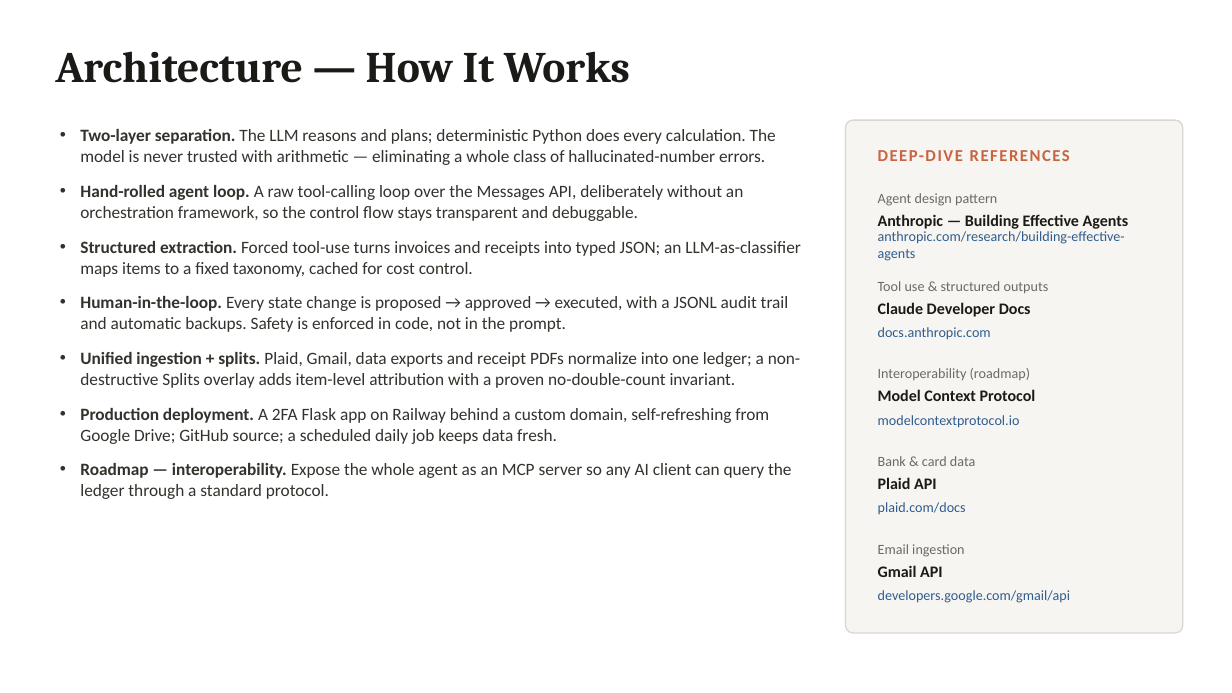
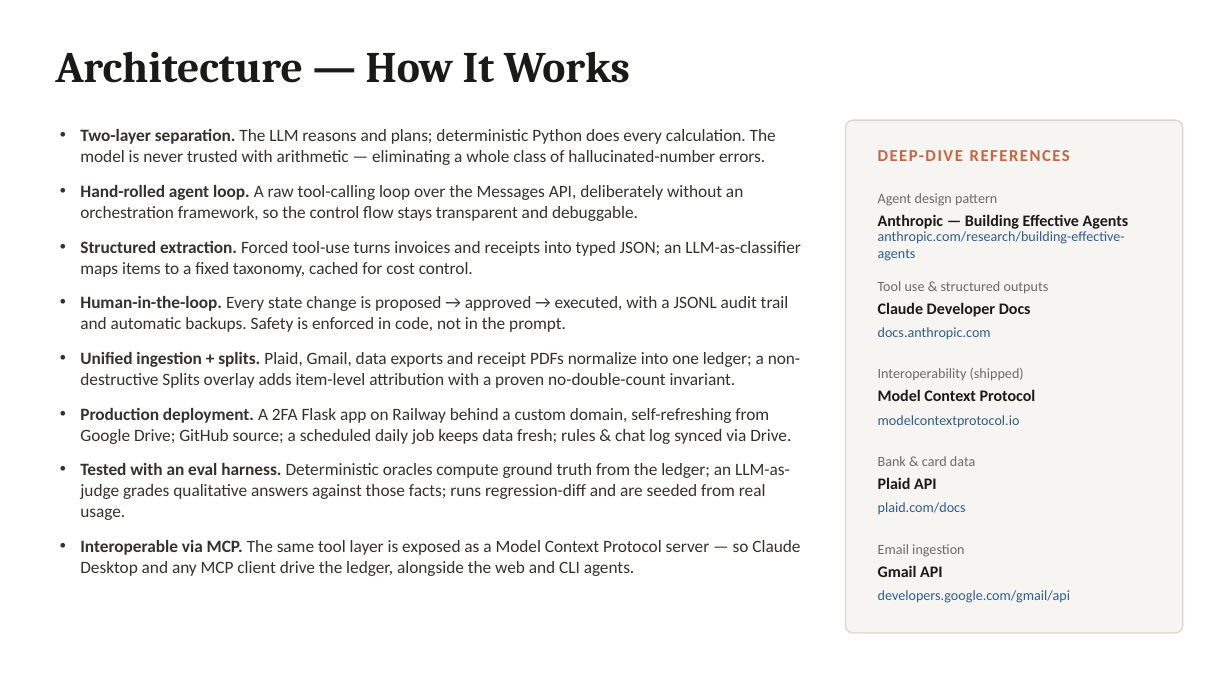
Before and after one commit to manjax1/cashflow-tracker, a slide deck: slide 6 of Cashflow Tracker Architecture Deck.pptx (slide 3 before the commit). Drawn at 1232x693 pixels with LibreOffice and Linux fonts; fonts in the diff are those of the drawing. Boxes give left, top, right and bottom in pixels: in the first picture for what was removed or moved away, otherwise in the second. Text is boxed around its words. In the diff, an @@ line names an element or a change of style, - is before the commit and + after.

Commit message:
Add Shalini x3070 card: multi-item Plaid, CSV backfill, reconcile, income-leak fix + eval guard

```diff
--- a/Cashflow Tracker Architecture Deck.pptx
+++ b/Cashflow Tracker Architecture Deck.pptx
@@ text at (x1=878, y1=368, x2=1024, y2=380): text changed @@
-Interoperability (roadmap)
+Interoperability (shipped)
@@ text at (x1=80, y1=408, x2=800, y2=576): text changed @@
-• Production deployment. A 2FA Flask app on Railway behind a custom domain, self-refreshing from Google Drive; GitHub source; a scheduled daily job keeps data fresh.
-• Roadmap — interoperability. Expose the whole agent as an MCP server so any AI client can query the ledger through a standard protocol.
+• Production deployment. A 2FA Flask app on Railway behind a custom domain, self-refreshing from Google Drive; GitHub source; a scheduled daily job keeps data fresh; rules & chat log synced via Drive.
+• Tested with an eval harness. Deterministic oracles compute ground truth from the ledger; an LLM-as-judge grades qualitative answers against those facts; runs regression-diff and are seeded from real usage.
+• Interoperable via MCP. The same tool layer is exposed as a Model Context Protocol server — so Claude Desktop and any MCP client drive the ledger, alongside the web and CLI agents.
```
Also in this commit, not shown: 3 other slides changed, 3 slides added, 14 other files.
